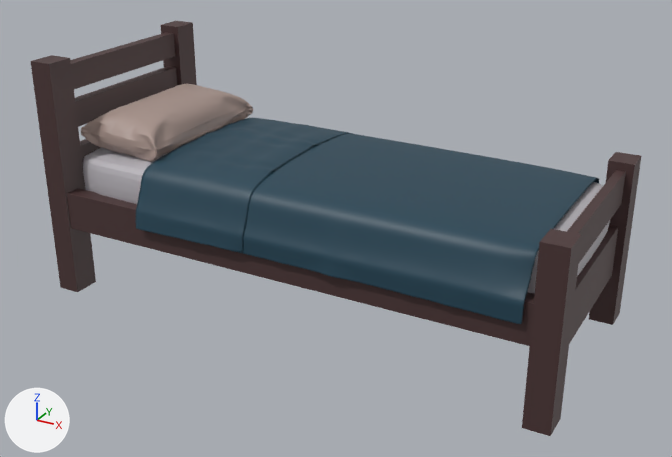
Renders of the Blender file The Fog Is Coming/Assets/_models/Bed.blend from each side of a commit.
Rendered twice from a camera (50 mm lens) standing at (3.23, -5.8, 3.43) and looking at (0.08, -0.08, 0.57). Arrows for +X, +Y and +Z are at lower left; the lights stay in place.
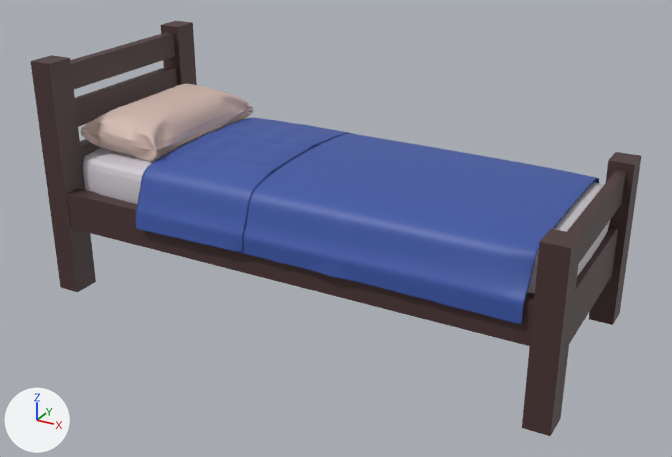
Commit message: Finalize color pallet for bed.

Diff of the bpy script that builds the scene:
```diff
--- a/The Fog Is Coming/Assets/_models/Bed.blend.py
+++ b/The Fog Is Coming/Assets/_models/Bed.blend.py
@@ mat_plalne @@
 mat_plalne = principled_material('plalne')
-mat_plalne.base_color = (0.0137, 0.0561, 0.0886)  # dark blue #1f4354
+mat_plalne.base_color = (0.0465, 0.0957, 0.382)  # blue #3d57a6
@@ mat_pillow @@
 mat_pillow = principled_material('pillow')
-mat_pillow.base_color = (0.4, 0.299, 0.266)  # beige #aa958d
+mat_pillow.base_color = (0.652, 0.486, 0.431)  # beige #d3b9af
```

Boxes [x1, y1, x2, y2] around the edits, measured in the pictures (672 x 457 px):
'Plane', recoloured
    both: [136, 118, 599, 324]
'Cube.009', recoloured
    both: [81, 84, 253, 162]
